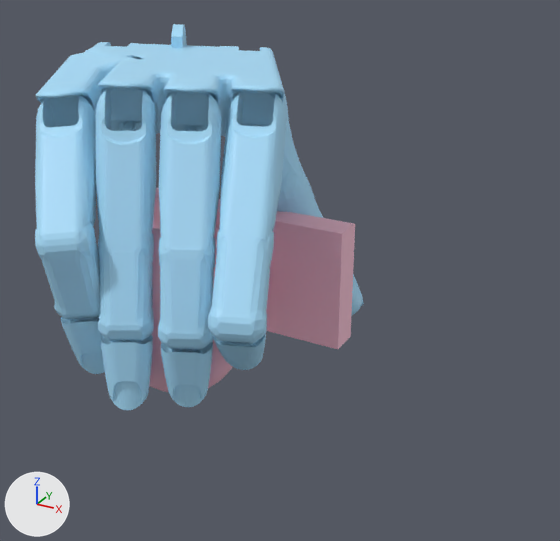
The glTF model static/data/3dmodel/ShadowHand/contactdb+door_knob/8.glb as it was, and as the next commit left it.
Both versions are drawn from a 50 mm camera at (0.162, -0.238, 0.13) aimed at (0.033, -0.005, 0.013). The axes (+X, +Y, +Z) are drawn at lower left. The lights are the same throughout. Where no turn or scale is listed for an object, it has been applied to the vertices.

The scene before the commit, as lines of its bpy script (objects in view):
```python
me_geometry_0 = bpy.data.meshes.new('geometry_0')
me_geometry_0.from_pydata(...)  # 31606 vertices, 62874 faces; spans x -0.085..0.055, y -0.074..0.081, z -0.032..0.092
me_geometry_0.materials.append(mat_defaultmaterial)
ob_geometry_0 = bpy.data.objects.new('geometry_0', me_geometry_0)
ob_geometry_0.location = (0.0, 0.0, 0.0)
```
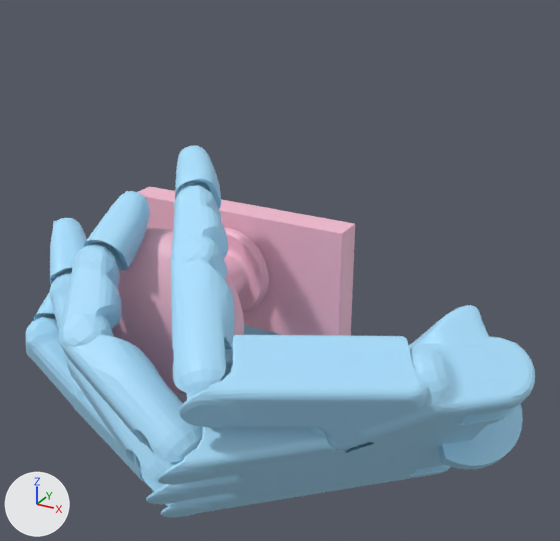
Changed parts and their boxes [x1, y1, x2, y2] in the pictures (560 x 541 px; the box of a moved part takes in the faces that stretch with it):
'geometry_0', reshaped (55% wider): before [35, 24, 364, 410]; after [26, 145, 535, 517]
part 1 of me_geometry_0, moved or reshaped: before [85, 42, 285, 135]; after [146, 336, 535, 517]
part 2 of me_geometry_0, moved or reshaped: before [171, 24, 187, 48]; after [438, 403, 523, 469]
part 3 of me_geometry_0, moved or reshaped (not visible before): after [409, 305, 489, 349]
part 4 of me_geometry_0, moved or reshaped: before [161, 340, 213, 407]; after [34, 291, 56, 320]
part 5 of me_geometry_0, moved or reshaped: before [213, 329, 267, 370]; after [50, 218, 87, 284]
part 6 of me_geometry_0, added (blue): after [64, 335, 203, 470]
part 7 of me_geometry_0, moved or reshaped: before [36, 52, 135, 127]; after [179, 335, 428, 451]
part 8 of me_geometry_0, added (blue): after [175, 145, 221, 209]
part 9 of me_geometry_0, moved or reshaped (not visible afterwards): before [277, 94, 307, 211]
part 10 of me_geometry_0, moved or reshaped (not visible afterwards): before [277, 172, 324, 218]
part 11 of me_geometry_0, moved or reshaped: before [351, 274, 364, 316]; after [244, 325, 278, 335]
part 12 of me_geometry_0, moved or reshaped: before [35, 89, 287, 410]; after [26, 185, 235, 506]

Edits to the bpy script that builds the scene:
```text
Change me_geometry_0:
    remove me_geometry_0.from_pydata(...)  # 31606 vertices, 62874 faces; spans x -0.085..0.055, y -0.074..0.081, z -0.032..0.092
    add me_geometry_0.from_pydata(...)  # 31606 vertices, 62874 faces; spans x -0.05..0.133, y -0.097..0.042, z -0.058..0.058
    me_geometry_0 part 1: the loose piece of 3477 vertices spanning x -0.085..0.037, y -0.043..0.081, z 0.049..0.086 is multiplied about its middle by the matrix ((-0.704, 0.457, 0.544), (0.034, 0.786, -0.617), (-0.71, -0.415, -0.569)), then moved by (0.099, -0.057, -0.085)
    me_geometry_0 part 2: the loose piece of 90 vertices spanning x -0.061..-0.039, y 0.036..0.069, z 0.053..0.092 is multiplied about its middle by the matrix ((-0.704, 0.457, 0.544), (0.034, 0.786, -0.617), (-0.71, -0.415, -0.569)), then moved by (0.161, -0.068, -0.089)
    me_geometry_0 part 3: the loose piece of 2386 vertices spanning x -0.08..-0.006, y 0.006..0.072, z 0.047..0.067 is multiplied about its middle by the matrix ((-0.704, 0.457, 0.544), (0.034, 0.786, -0.617), (-0.71, -0.415, -0.569)), then moved by (0.135, -0.056, -0.063)
    me_geometry_0 part 4: the loose piece of 2529 vertices spanning x 0.014..0.033, y -0.061..-0.043, z -0.022..0.005 is multiplied about its middle by the matrix ((-0.823, 0.44, 0.359), (0.001, 0.633, -0.774), (-0.568, -0.637, -0.521)), then moved by (-0.061, 0.006, 0.011)
    me_geometry_0 part 5: the loose piece of 2529 vertices spanning x 0.03..0.052, y -0.057..-0.032, z -0.011..0.017 is multiplied about its middle by the matrix ((-0.422, 0.086, 0.902), (0.059, 0.996, -0.067), (-0.905, 0.025, -0.425)), then moved by (-0.074, -0.002, 0.017)
    me_geometry_0 part 6: the loose piece of 549 vertices spanning x 0.002..0.032, y -0.056..-0.018, z 0.027..0.081 is copied, and the copy is multiplied about its middle by the matrix ((-0.629, 0.504, 0.592), (0.105, 0.81, -0.577), (-0.77, -0.3, -0.563)), then moved by (0.007, -0.044, -0.054); it spans x -0.005..0.052, y -0.094..-0.068, z -0.02..0.019
    me_geometry_0 part 7: the loose piece of 746 vertices spanning x -0.071..-0.024, y -0.048..0.017, z 0.059..0.085 is multiplied about its middle by the matrix ((-0.676, 0.523, 0.52), (-0.004, 0.702, -0.712), (-0.737, -0.483, -0.473)), then moved by (0.124, -0.051, -0.06)
    me_geometry_0 part 8: the loose piece of 2529 vertices spanning x -0.007..0.011, y -0.066..-0.048, z -0.024..0.004 is copied, and the copy is multiplied about its middle by the matrix ((-0.461, 0.751, 0.472), (0.145, 0.589, -0.795), (-0.876, -0.298, -0.38)), then moved by (0.004, 0.041, 0.058); it spans x -0.006..0.018, y -0.031..-0.004, z 0.035..0.058
    me_geometry_0 part 9: the loose piece of 207 vertices spanning x -0.017..0.025, y 0.023..0.056, z 0.02..0.075 is multiplied about its middle by the matrix ((-0.632, 0.58, 0.514), (-0.063, 0.623, -0.78), (-0.773, -0.525, -0.357)), then moved by (0.051, -0.046, -0.086)
    me_geometry_0 part 10: the loose piece of 633 vertices spanning x 0.003..0.037, y 0.023..0.051, z -0.008..0.042 is multiplied about its middle by the matrix ((-0.611, 0.628, 0.481), (-0.057, 0.572, -0.819), (-0.789, -0.528, -0.313)), then moved by (0.008, -0.022, -0.056)
    me_geometry_0 part 11: the loose piece of 2380 vertices spanning x 0.019..0.045, y 0.035..0.056, z -0.029..0.003 is multiplied about its middle by the matrix ((-0.787, -0.202, 0.584), (-0.281, 0.958, -0.048), (-0.55, -0.201, -0.811)), then moved by (-0.027, -0.013, -0.02)
    me_geometry_0 part 12: 36 vertices moved within x -0.023..0.03, y -0.065..-0.034, z -0.023..0.046; 8407 vertices removed from x -0.042..0.055, y -0.074..-0.003, z -0.024..0.082; 5005 vertices added at x -0.042..0.06, y -0.092..-0.021, z -0.055..0.051
```
